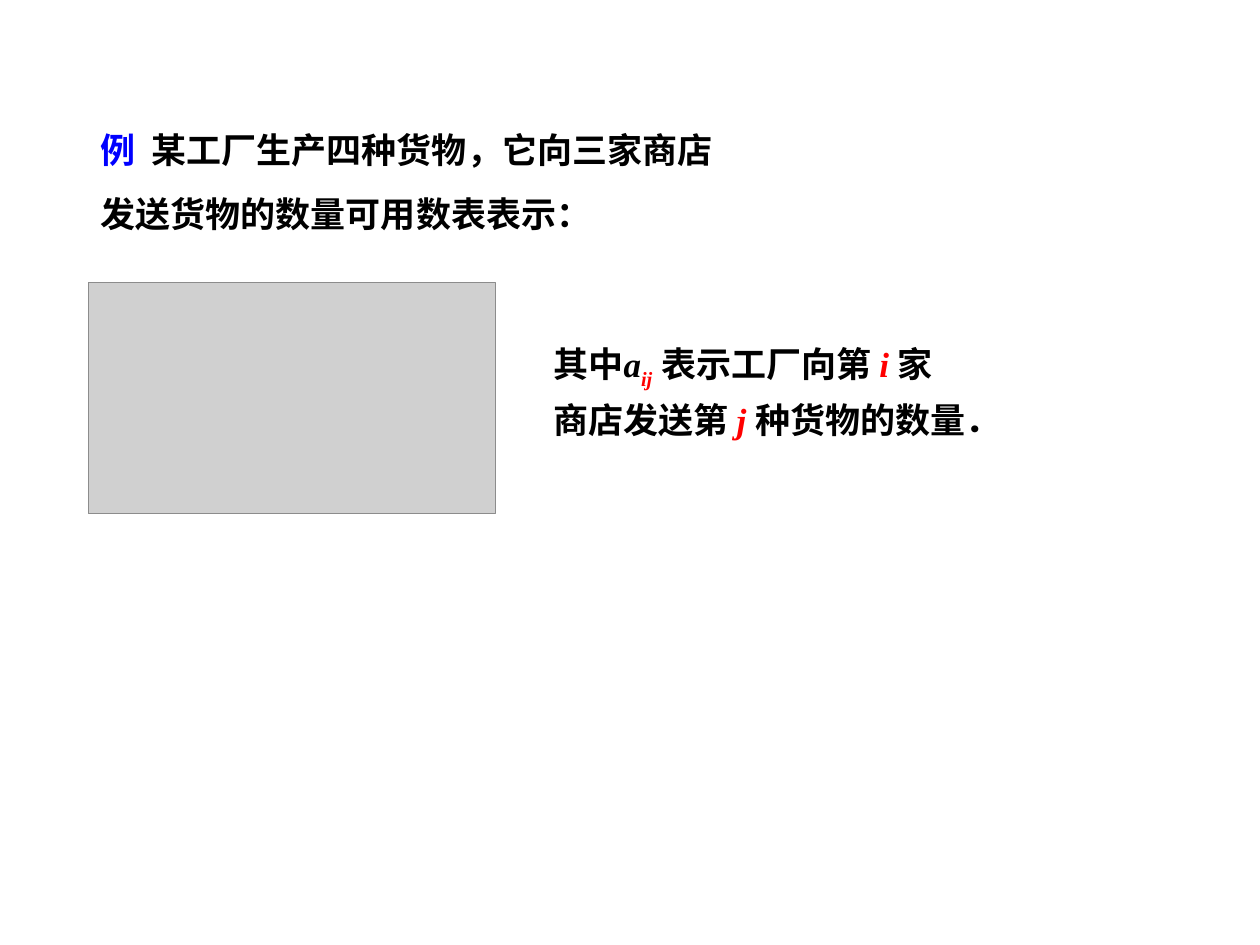
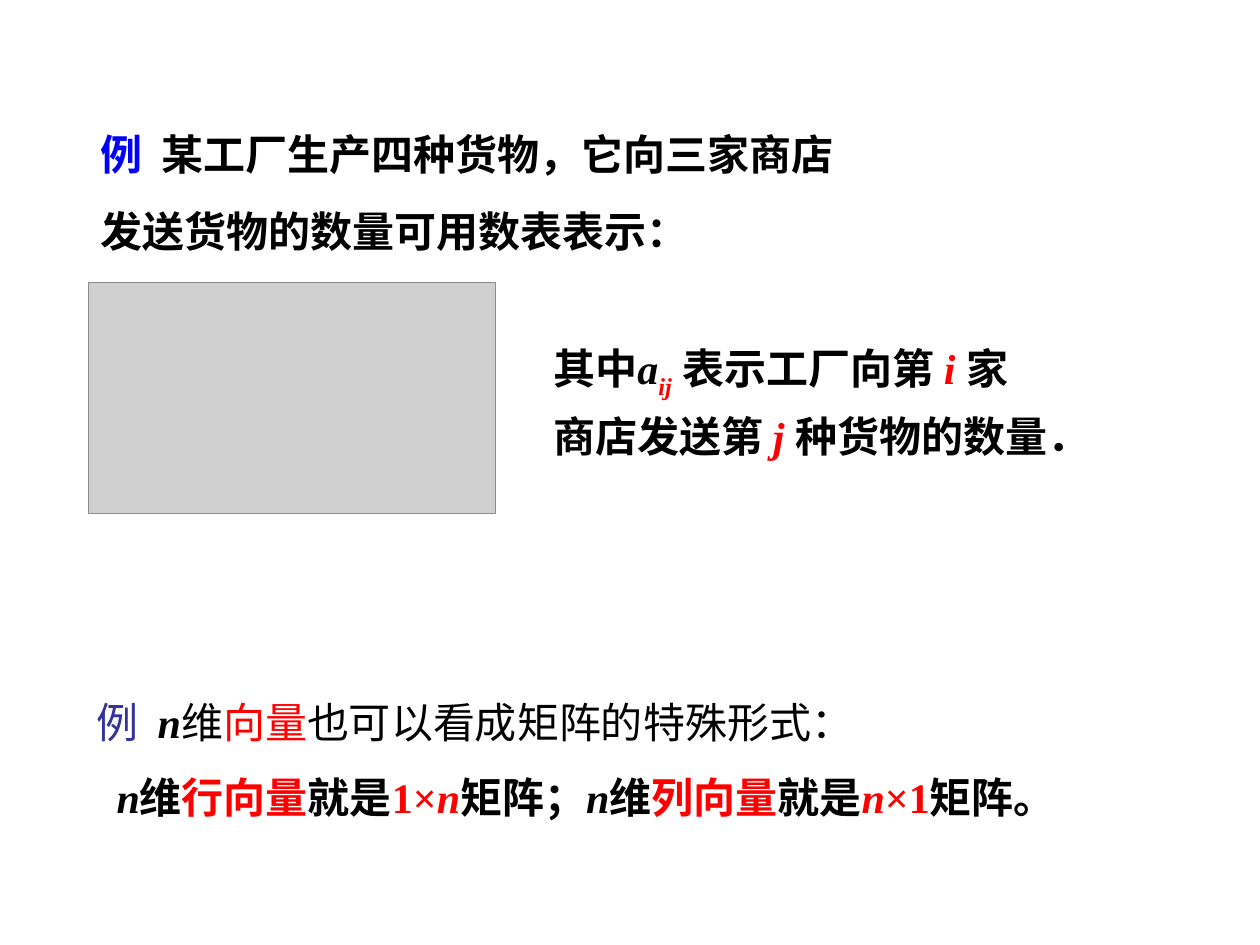
Before and after one commit to zhangbiaomath/zhangbiaomath.github.io, a slide deck: slide 5 of teaching/gaodai/ch4/高等代数第4章-矩阵.ppt. Drawn at 1260x945 pixels with LibreOffice and Linux fonts; fonts in the diff are those of the drawing; grey boxes stand for pictures. Boxes give left, top, right and bottom in pixels: in the first picture for what was removed or moved away, otherwise in the second. Text is boxed around its words. In the diff, an @@ line names an element or a change of style, - is before the commit and + after.

Commit message:
gd

```diff
--- a/teaching/gaodai/ch4/高等代数第4章-矩阵.ppt
+++ b/teaching/gaodai/ch4/高等代数第4章-矩阵.ppt
@@ text "例 某工厂生产四种货物，它向三家商店" at [101,134,834,251]: size 20 to 24 pt; more space between paragraphs @@
@@ text "其中aij 表示工厂向第 i 家" at [553,348,1089,461]: size 20 to 24 pt @@
@@ text added at [97,703,853,742], 24 pt, text #000000 @@
+例 n维向量也可以看成矩阵的特殊形式：
@@ text added at [117,780,1056,820], 24 pt, text #000000, bold @@
+n维行向量就是1×n矩阵；n维列向量就是n×1矩阵。
```
Also in this commit, not shown: 2 other slides changed, 1 slide added, 1 slide removed.
